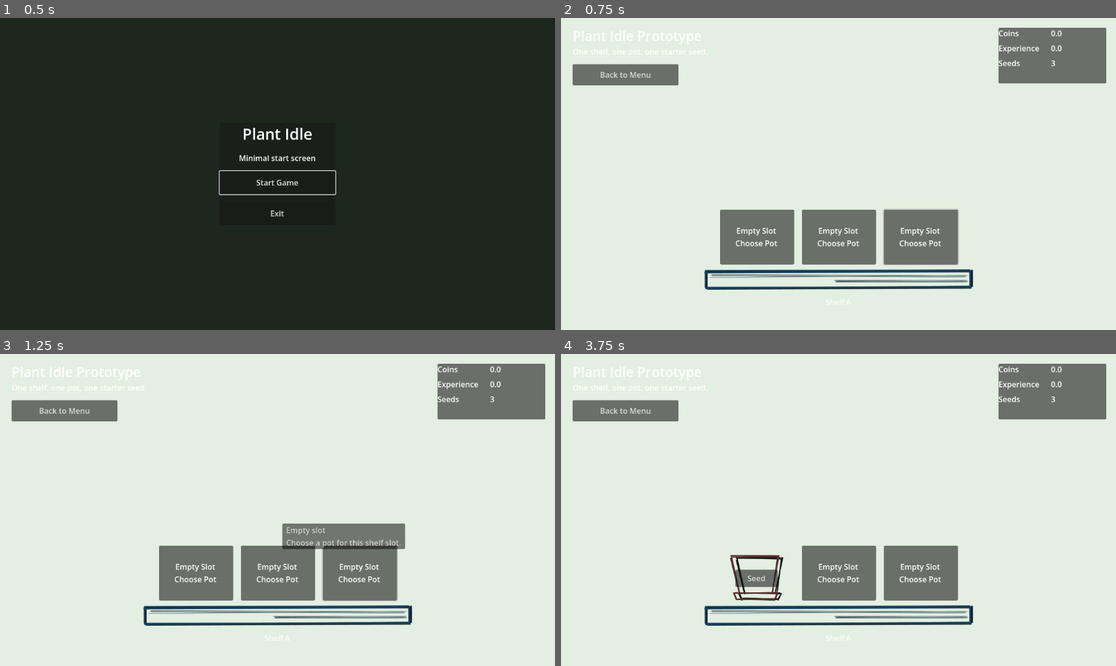
Above: before the commit, frames 1-4 (two rows, left to right).
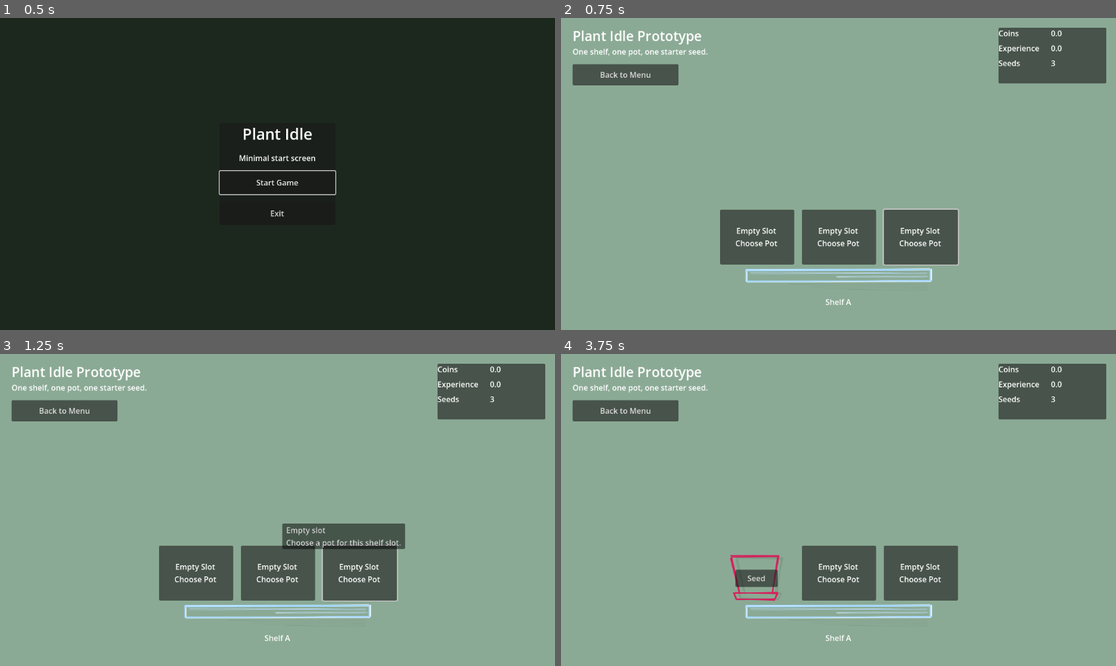
Above: after the commit, the same moments.

Repository: TorusHelm/imiidle
Game: Godot game, scene res://sceens/Main.tscn
Same seed, same stepped clock (60 frames per second), same inputs: the game is played once before the commit and once after it.
Inputs (mouse positions are in pixels of both pictures, inside the frame that each line leads up to):
- Up to frame 1 (0.5 s): no input
- Up to frame 2 (0.75 s): click "Start Game" at 0.5 s
- Up to frame 3 (1.25 s): no input
- Up to frame 4 (3.75 s): click "Back to Menu" at 1.25 s; click "Start Game" at 2 s; click (755, 572) at 2.77 s; click "Clay Pot (1)" at 3.5 s

Frame 1 is identical in both runs. In frame 2, 99% of the frame differs, in the area x 0-100%, y 0-100%; in frame 3, 98%; in frame 4, 99%.

Commit message:
Tune game visuals and background configuration

Diff:
--- a/Game/data/default_catalog.tres
+++ b/Game/data/default_catalog.tres
@@ -1,21 +1,25 @@
-[gd_resource type="Resource" script_class="GameCatalog" load_steps=10 format=3]
+[gd_resource type="Resource" script_class="GameCatalog" format=3 uid="uid://c5pjs2j6uv2bn"]
 
-[ext_resource type="Script" path="res://scripts/game_catalog.gd" id="1_catalog"]
-[ext_resource type="Resource" path="res://Plants/Sansevieria/data/plant_sansevieria.tres" id="2_plant"]
-[ext_resource type="Resource" path="res://Plants/Gerbera/data/plant_gerbera.tres" id="3_plant"]
-[ext_resource type="Resource" path="res://Plants/Cactus/data/plant_cactus.tres" id="4_plant"]
+[ext_resource type="Script" uid="uid://dp8ptmtcwngpn" path="res://scripts/game_catalog.gd" id="1_catalog"]
+[ext_resource type="Script" uid="uid://dfjsq0o06h8ye" path="res://scripts/plant_definition.gd" id="1_qyvm0"]
+[ext_resource type="Resource" uid="uid://b02l4ounb2kyr" path="res://Plants/Sansevieria/data/plant_sansevieria.tres" id="2_plant"]
+[ext_resource type="Resource" uid="uid://8n815svtusxd" path="res://Plants/Gerbera/data/plant_gerbera.tres" id="3_plant"]
+[ext_resource type="Resource" uid="uid://cd6vv47rgnqgq" path="res://Plants/Cactus/data/plant_cactus.tres" id="4_plant"]
+[ext_resource type="Script" uid="uid://d3a0qsl3v5l53" path="res://scripts/pot_definition.gd" id="5_jir86"]
 [ext_resource type="Resource" path="res://Pots/DefaultPot/data/pot_default.tres" id="5_pot"]
 [ext_resource type="Resource" path="res://Pots/OrangePot/data/pot_orange.tres" id="6_pot"]
 [ext_resource type="Resource" path="res://Pots/PurplePot/data/pot_purple.tres" id="7_pot"]
 [ext_resource type="Resource" path="res://Shelfs/ShelfA/data/shelf_a.tres" id="8_shelf"]
 [ext_resource type="Resource" path="res://Shelfs/ShelfB/data/shelf_b.tres" id="9_shelf"]
+[ext_resource type="Script" uid="uid://cucjjk2bjbhk4" path="res://scripts/shelf_definition.gd" id="10_ylmi7"]
 
 [resource]
 script = ExtResource("1_catalog")
-plant_definitions = [ExtResource("2_plant"), ExtResource("3_plant"), ExtResource("4_plant")]
-pot_definitions = [ExtResource("5_pot"), ExtResource("6_pot"), ExtResource("7_pot")]
-shelf_definitions = [ExtResource("8_shelf"), ExtResource("9_shelf")]
+plant_definitions = Array[ExtResource("1_qyvm0")]([ExtResource("2_plant"), ExtResource("3_plant"), ExtResource("4_plant")])
+pot_definitions = Array[ExtResource("5_jir86")]([ExtResource("5_pot"), ExtResource("6_pot"), ExtResource("7_pot")])
+shelf_definitions = Array[ExtResource("10_ylmi7")]([ExtResource("8_shelf"), ExtResource("9_shelf")])
 active_shelf_id = "shelf_a"
+background_color_hex = "#8baa95"
 starting_seed_inventory = {
 "cactus": 1,
 "gerbera": 1,
--- a/Plants/Cactus/data/plant_cactus.tres
+++ b/Plants/Cactus/data/plant_cactus.tres
@@ -1,6 +1,6 @@
-[gd_resource type="Resource" script_class="PlantDefinition" load_steps=2 format=3]
+[gd_resource type="Resource" script_class="PlantDefinition" format=3 uid="uid://cd6vv47rgnqgq"]
 
-[ext_resource type="Script" path="res://scripts/plant_definition.gd" id="1_plant"]
+[ext_resource type="Script" uid="uid://dfjsq0o06h8ye" path="res://scripts/plant_definition.gd" id="1_plant"]
 
 [resource]
 script = ExtResource("1_plant")
@@ -8,7 +8,6 @@
 display_name = "Cactus"
 growth_duration = 6.0
 coins_per_second = 0.8
-display_color = Color(0.278431, 0.631373, 0.321569, 1)
 texture_path = "res://Plants/Cactus/assets/plant-cactus.png"
 texture_offset = Vector2(18, 40)
 texture_size = Vector2(110, 130)
--- a/Plants/Gerbera/data/plant_gerbera.tres
+++ b/Plants/Gerbera/data/plant_gerbera.tres
@@ -1,6 +1,6 @@
-[gd_resource type="Resource" script_class="PlantDefinition" load_steps=2 format=3]
+[gd_resource type="Resource" script_class="PlantDefinition" format=3 uid="uid://8n815svtusxd"]
 
-[ext_resource type="Script" path="res://scripts/plant_definition.gd" id="1_plant"]
+[ext_resource type="Script" uid="uid://dfjsq0o06h8ye" path="res://scripts/plant_definition.gd" id="1_plant"]
 
 [resource]
 script = ExtResource("1_plant")
@@ -8,7 +8,4 @@
 display_name = "Gerbera"
 growth_duration = 12.0
 coins_per_second = 1.6
-display_color = Color(0.164706, 0.6, 0.270588, 1)
 texture_path = "res://Plants/Gerbera/assets/plant-gerbera.png"
-texture_offset = Vector2(0, 0)
-texture_size = Vector2(160, 190)
--- a/Plants/Sansevieria/data/plant_sansevieria.tres
+++ b/Plants/Sansevieria/data/plant_sansevieria.tres
@@ -1,14 +1,12 @@
-[gd_resource type="Resource" script_class="PlantDefinition" load_steps=2 format=3]
+[gd_resource type="Resource" script_class="PlantDefinition" format=3 uid="uid://b02l4ounb2kyr"]
 
-[ext_resource type="Script" path="res://scripts/plant_definition.gd" id="1_plant"]
+[ext_resource type="Script" uid="uid://dfjsq0o06h8ye" path="res://scripts/plant_definition.gd" id="1_plant"]
 
 [resource]
 script = ExtResource("1_plant")
 id = "pothos"
 display_name = "Sansevieria"
 growth_duration = 8.0
-coins_per_second = 1.0
-display_color = Color(0.286275, 0.717647, 0.341176, 1)
 texture_path = "res://Plants/Sansevieria/assets/plant-sansevieria.png"
 texture_offset = Vector2(6, 18)
 texture_size = Vector2(140, 170)
--- a/sceens/Game.tscn
+++ b/sceens/Game.tscn
@@ -1,11 +1,11 @@
-[gd_scene load_steps=5 format=3]
-
-[ext_resource type="Script" path="res://scripts/game_screen.gd" id="1_s8r8u"]
+[gd_scene format=3 uid="uid://bvmjc7j6q2wag"]
+
+[ext_resource type="Script" uid="uid://brxgjxcjr4el8" path="res://scripts/game_screen.gd" id="1_s8r8u"]
 [ext_resource type="PackedScene" uid="uid://chrt8p8hrj4v6" path="res://Shelfs/_shared/sceens/Shelf.tscn" id="2_r3bh2"]
-[ext_resource type="Script" path="res://scripts/seed_modal.gd" id="3_3ui8b"]
-[ext_resource type="Script" path="res://scripts/pot_modal.gd" id="4_qk2u3"]
-
-[node name="Game" type="Control"]
+[ext_resource type="Script" uid="uid://crvlhsjxasb0b" path="res://scripts/seed_modal.gd" id="3_3ui8b"]
+[ext_resource type="Script" uid="uid://c8m2lvh1dic43" path="res://scripts/pot_modal.gd" id="4_qk2u3"]
+
+[node name="Game" type="Control" unique_id=874124362]
 layout_mode = 3
 anchors_preset = 15
 anchor_right = 1.0
@@ -14,16 +14,15 @@
 grow_vertical = 2
 script = ExtResource("1_s8r8u")
 
-[node name="Background" type="ColorRect" parent="."]
-layout_mode = 1
-anchors_preset = 15
-anchor_right = 1.0
-anchor_bottom = 1.0
-grow_horizontal = 2
-grow_vertical = 2
-color = Color(0.890196, 0.937255, 0.878431, 1)
-
-[node name="Title" type="Label" parent="."]
+[node name="Background" type="ColorRect" parent="." unique_id=1845956389]
+layout_mode = 1
+anchors_preset = 15
+anchor_right = 1.0
+anchor_bottom = 1.0
+grow_horizontal = 2
+grow_vertical = 2
+
+[node name="Title" type="Label" parent="." unique_id=1250270890]
 layout_mode = 0
 offset_left = 24.0
 offset_top = 18.0
@@ -31,9 +30,8 @@
 offset_bottom = 54.0
 theme_override_font_sizes/font_size = 28
 text = "Plant Idle Prototype"
-horizontal_alignment = 0
-
-[node name="Description" type="Label" parent="."]
+
+[node name="Description" type="Label" parent="." unique_id=1365571814]
 layout_mode = 0
 offset_left = 24.0
 offset_top = 58.0
@@ -41,9 +39,8 @@
 offset_bottom = 82.0
 text = "One shelf, one pot, one starter seed."
 
-[node name="StatsPanel" type="PanelContainer" parent="."]
-layout_mode = 0
-anchors_preset = 1
+[node name="StatsPanel" type="PanelContainer" parent="." unique_id=734697401]
+layout_mode = 0
 anchor_left = 1.0
 anchor_right = 1.0
 offset_left = -244.0
@@ -51,43 +48,42 @@
 offset_right = -20.0
 offset_bottom = 136.0
 
-[node name="StatsContent" type="GridContainer" parent="StatsPanel"]
-layout_mode = 2
-columns = 2
+[node name="StatsContent" type="GridContainer" parent="StatsPanel" unique_id=1824475117]
+layout_mode = 2
 theme_override_constants/h_separation = 24
 theme_override_constants/v_separation = 8
-
-[node name="CoinsLabel" type="Label" parent="StatsPanel/StatsContent"]
+columns = 2
+
+[node name="CoinsLabel" type="Label" parent="StatsPanel/StatsContent" unique_id=1129739521]
 layout_mode = 2
 text = "Coins"
 
-[node name="CoinsValueLabel" type="Label" parent="StatsPanel/StatsContent"]
+[node name="CoinsValueLabel" type="Label" parent="StatsPanel/StatsContent" unique_id=658154369]
 unique_name_in_owner = true
 layout_mode = 2
 text = "0.0"
 
-[node name="ExperienceLabel" type="Label" parent="StatsPanel/StatsContent"]
+[node name="ExperienceLabel" type="Label" parent="StatsPanel/StatsContent" unique_id=1959850104]
 layout_mode = 2
 text = "Experience"
 
-[node name="ExperienceValueLabel" type="Label" parent="StatsPanel/StatsContent"]
+[node name="ExperienceValueLabel" type="Label" parent="StatsPanel/StatsContent" unique_id=1333372076]
 unique_name_in_owner = true
 layout_mode = 2
 text = "0.0"
 
-[node name="SeedsLabel" type="Label" parent="StatsPanel/StatsContent"]
+[node name="SeedsLabel" type="Label" parent="StatsPanel/StatsContent" unique_id=875948931]
 layout_mode = 2
 text = "Seeds"
 
-[node name="SeedsValueLabel" type="Label" parent="StatsPanel/StatsContent"]
+[node name="SeedsValueLabel" type="Label" parent="StatsPanel/StatsContent" unique_id=617892545]
 unique_name_in_owner = true
 layout_mode = 2
 text = "2"
 
-[node name="ShelfView" parent="." instance=ExtResource("2_r3bh2")]
-unique_name_in_owner = true
-layout_mode = 0
-anchors_preset = 8
+[node name="ShelfView" parent="." unique_id=357212328 instance=ExtResource("2_r3bh2")]
+unique_name_in_owner = true
+layout_mode = 0
 anchor_left = 0.5
 anchor_top = 1.0
 anchor_right = 0.5
@@ -97,7 +93,7 @@
 offset_right = 350.0
 offset_bottom = -30.0
 
-[node name="BackButton" type="Button" parent="."]
+[node name="BackButton" type="Button" parent="." unique_id=1511248742]
 custom_minimum_size = Vector2(220, 44)
 layout_mode = 0
 offset_left = 24.0
@@ -106,7 +102,7 @@
 offset_bottom = 140.0
 text = "Back to Menu"
 
-[node name="SeedModal" type="Control" parent="."]
+[node name="SeedModal" type="Control" parent="." unique_id=1320918375]
 unique_name_in_owner = true
 visible = false
 layout_mode = 1
@@ -118,7 +114,7 @@
 mouse_filter = 1
 script = ExtResource("3_3ui8b")
 
-[node name="Overlay" type="ColorRect" parent="SeedModal"]
+[node name="Overlay" type="ColorRect" parent="SeedModal" unique_id=1772242242]
 layout_mode = 1
 anchors_preset = 15
 anchor_right = 1.0
@@ -128,38 +124,38 @@
 mouse_filter = 1
 color = Color(0, 0, 0, 0.35)
 
-[node name="CenterContainer" type="CenterContainer" parent="SeedModal"]
-layout_mode = 1
-anchors_preset = 15
-anchor_right = 1.0
-anchor_bottom = 1.0
-grow_horizontal = 2
-grow_vertical = 2
-
-[node name="ModalPanel" type="PanelContainer" parent="SeedModal/CenterContainer"]
-layout_mode = 2
-
-[node name="Content" type="VBoxContainer" parent="SeedModal/CenterContainer/ModalPanel"]
+[node name="CenterContainer" type="CenterContainer" parent="SeedModal" unique_id=109032154]
+layout_mode = 1
+anchors_preset = 15
+anchor_right = 1.0
+anchor_bottom = 1.0
+grow_horizontal = 2
+grow_vertical = 2
+
+[node name="ModalPanel" type="PanelContainer" parent="SeedModal/CenterContainer" unique_id=1968570679]
+layout_mode = 2
+
+[node name="Content" type="VBoxContainer" parent="SeedModal/CenterContainer/ModalPanel" unique_id=2078067700]
 custom_minimum_size = Vector2(280, 0)
 layout_mode = 2
 theme_override_constants/separation = 10
 
-[node name="TitleLabel" type="Label" parent="SeedModal/CenterContainer/ModalPanel/Content"]
+[node name="TitleLabel" type="Label" parent="SeedModal/CenterContainer/ModalPanel/Content" unique_id=1683624041]
 layout_mode = 2
 theme_override_font_sizes/font_size = 22
 text = "Choose a seed"
 horizontal_alignment = 1
 
-[node name="SeedList" type="VBoxContainer" parent="SeedModal/CenterContainer/ModalPanel/Content"]
+[node name="SeedList" type="VBoxContainer" parent="SeedModal/CenterContainer/ModalPanel/Content" unique_id=1464539135]
 layout_mode = 2
 theme_override_constants/separation = 8
 
-[node name="CloseButton" type="Button" parent="SeedModal/CenterContainer/ModalPanel/Content"]
+[node name="CloseButton" type="Button" parent="SeedModal/CenterContainer/ModalPanel/Content" unique_id=1066151249]
 custom_minimum_size = Vector2(220, 40)
 layout_mode = 2
 text = "Close"
 
-[node name="PotModal" type="Control" parent="."]
+[node name="PotModal" type="Control" parent="." unique_id=266302538]
 unique_name_in_owner = true
 visible = false
 layout_mode = 1
@@ -171,7 +167,7 @@
 mouse_filter = 1
 script = ExtResource("4_qk2u3")
 
-[node name="Overlay" type="ColorRect" parent="PotModal"]
+[node name="Overlay" type="ColorRect" parent="PotModal" unique_id=1903525037]
 layout_mode = 1
 anchors_preset = 15
 anchor_right = 1.0
@@ -181,33 +177,33 @@
 mouse_filter = 1
 color = Color(0, 0, 0, 0.35)
 
-[node name="CenterContainer" type="CenterContainer" parent="PotModal"]
-layout_mode = 1
-anchors_preset = 15
-anchor_right = 1.0
-anchor_bottom = 1.0
-grow_horizontal = 2
-grow_vertical = 2
-
-[node name="ModalPanel" type="PanelContainer" parent="PotModal/CenterContainer"]
-layout_mode = 2
-
-[node name="Content" type="VBoxContainer" parent="PotModal/CenterContainer/ModalPanel"]
+[node name="CenterContainer" type="CenterContainer" parent="PotModal" unique_id=1172307044]
+layout_mode = 1
+anchors_preset = 15
+anchor_right = 1.0
+anchor_bottom = 1.0
+grow_horizontal = 2
+grow_vertical = 2
+
+[node name="ModalPanel" type="PanelContainer" parent="PotModal/CenterContainer" unique_id=788831540]
+layout_mode = 2
+
+[node name="Content" type="VBoxContainer" parent="PotModal/CenterContainer/ModalPanel" unique_id=8975890]
 custom_minimum_size = Vector2(280, 0)
 layout_mode = 2
 theme_override_constants/separation = 10
 
-[node name="TitleLabel" type="Label" parent="PotModal/CenterContainer/ModalPanel/Content"]
+[node name="TitleLabel" type="Label" parent="PotModal/CenterContainer/ModalPanel/Content" unique_id=1049362587]
 layout_mode = 2
 theme_override_font_sizes/font_size = 22
 text = "Choose a pot"
 horizontal_alignment = 1
 
-[node name="PotList" type="VBoxContainer" parent="PotModal/CenterContainer/ModalPanel/Content"]
+[node name="PotList" type="VBoxContainer" parent="PotModal/CenterContainer/ModalPanel/Content" unique_id=1333196674]
 layout_mode = 2
 theme_override_constants/separation = 8
 
-[node name="CloseButton" type="Button" parent="PotModal/CenterContainer/ModalPanel/Content"]
+[node name="CloseButton" type="Button" parent="PotModal/CenterContainer/ModalPanel/Content" unique_id=834962070]
 custom_minimum_size = Vector2(220, 40)
 layout_mode = 2
 text = "Close"
@@ -215,9 +211,9 @@
 [connection signal="pot_slot_pressed" from="ShelfView" to="." method="_on_pot_slot_pressed"]
 [connection signal="seed_slot_pressed" from="ShelfView" to="." method="_on_seed_button_pressed"]
 [connection signal="pressed" from="BackButton" to="." method="_on_back_button_pressed"]
+[connection signal="seed_selected" from="SeedModal" to="." method="_on_seed_selected"]
+[connection signal="gui_input" from="SeedModal/Overlay" to="SeedModal" method="_on_overlay_gui_input"]
 [connection signal="pressed" from="SeedModal/CenterContainer/ModalPanel/Content/CloseButton" to="SeedModal" method="_on_close_button_pressed"]
-[connection signal="gui_input" from="SeedModal/Overlay" to="SeedModal" method="_on_overlay_gui_input"]
-[connection signal="seed_selected" from="SeedModal" to="." method="_on_seed_selected"]
+[connection signal="pot_selected" from="PotModal" to="." method="_on_pot_selected"]
+[connection signal="gui_input" from="PotModal/Overlay" to="PotModal" method="_on_overlay_gui_input"]
 [connection signal="pressed" from="PotModal/CenterContainer/ModalPanel/Content/CloseButton" to="PotModal" method="_on_close_button_pressed"]
-[connection signal="gui_input" from="PotModal/Overlay" to="PotModal" method="_on_overlay_gui_input"]
-[connection signal="pot_selected" from="PotModal" to="." method="_on_pot_selected"]
--- a/scripts/game_catalog.gd
+++ b/scripts/game_catalog.gd
@@ -6,5 +6,6 @@
 @export var pot_definitions: Array[PotDefinition] = []
 @export var shelf_definitions: Array[ShelfDefinition] = []
 @export var active_shelf_id := ""
+@export var background_color_hex := "#e3efdf"
 @export var starting_seed_inventory: Dictionary = {}
 @export var starting_pot_inventory: Dictionary = {}
--- a/scripts/game_screen.gd
+++ b/scripts/game_screen.gd
@@ -7,6 +7,7 @@
 @onready var coins_value_label: Label = %CoinsValueLabel
 @onready var experience_value_label: Label = %ExperienceValueLabel
 @onready var seeds_value_label: Label = %SeedsValueLabel
+@onready var background: ColorRect = $Background
 @onready var shelf_view: ShelfView = %ShelfView
 @onready var seed_modal: SeedModal = %SeedModal
 @onready var pot_modal: PotModal = %PotModal
@@ -50,6 +51,7 @@
 
 
 func _refresh_ui() -> void:
+	background.color = game_state.get_background_color()
 	coins_value_label.text = "%.1f" % game_state.coins
 	experience_value_label.text = "%.1f" % game_state.experience
 	seeds_value_label.text = str(game_state.get_total_seed_count())
--- a/scripts/game_state.gd
+++ b/scripts/game_state.gd
@@ -11,6 +11,7 @@
 var pot_definitions: Dictionary = {}
 var shelf_definitions: Dictionary = {}
 var active_shelf_definition: ShelfDefinition
+var background_color_hex := "#e3efdf"
 var shelf_slots: Array = []
 var growth_system := GrowthSystem.new()
 
@@ -163,6 +164,10 @@
 	return active_shelf_definition
 
 
+func get_background_color() -> Color:
+	return Color.from_string(background_color_hex, Color(0.890196, 0.937255, 0.878431, 1))
+
+
 func tick(delta: float) -> void:
 	for pot in shelf_slots:
 		if pot == null or pot.active_plant == null:
@@ -181,6 +186,7 @@
 	seed_inventory.clear()
 	pot_inventory.clear()
 	active_shelf_definition = null
+	background_color_hex = "#e3efdf"
 
 	if catalog == null:
 		ensure_shelf_slot_capacity(0)
@@ -211,4 +217,6 @@
 	if active_shelf_definition == null and not catalog.shelf_definitions.is_empty():
 		active_shelf_definition = catalog.shelf_definitions[0]
 
+	background_color_hex = catalog.background_color_hex
+
 	ensure_shelf_slot_capacity(active_shelf_definition.slot_positions.size() if active_shelf_definition != null else 0)
--- a/scripts/plant_definition.gd
+++ b/scripts/plant_definition.gd
@@ -6,7 +6,7 @@
 @export var display_name := ""
 @export var growth_duration := 10.0
 @export var coins_per_second := 1.0
-@export var display_color := Color(0.247059, 0.639216, 0.301961, 1)
+@export var display_color := Color(1, 1, 1, 1)
 @export_file("*.png") var texture_path := ""
 @export var texture_offset := Vector2.ZERO
 @export var texture_size := Vector2(160.0, 190.0)
Binary file changed: Plants/Cactus/assets/plant-cactus.png
Binary file changed: Plants/Gerbera/assets/plant-gerbera.png
Binary file changed: Plants/Sansevieria/assets/plant-sansevieria.png
Binary file changed: Pots/DefaultPot/assets/pot-default.png
Binary file changed: Pots/OrangePot/assets/pot-orange.png
Binary file changed: Pots/PurplePot/assets/pot-purp.png
Binary file changed: Shelfs/ShelfA/assets/shelf-default.png
Binary file changed: Shelfs/ShelfB/assets/shelf-two-floor.png
